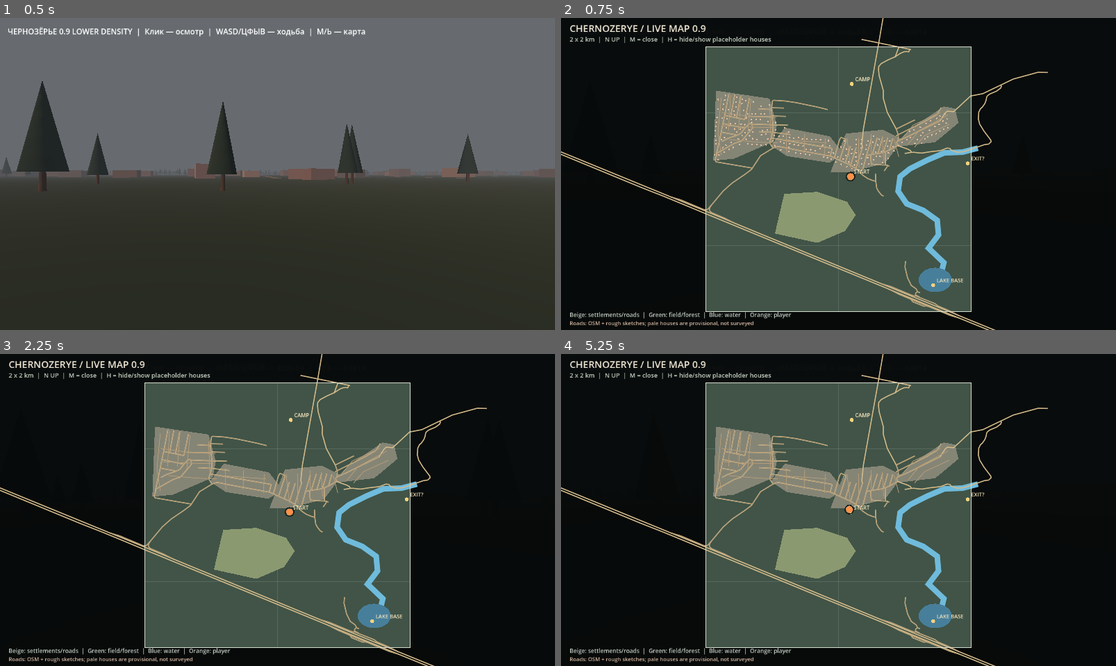
Above: before the commit, frames 1-4 (two rows, left to right).
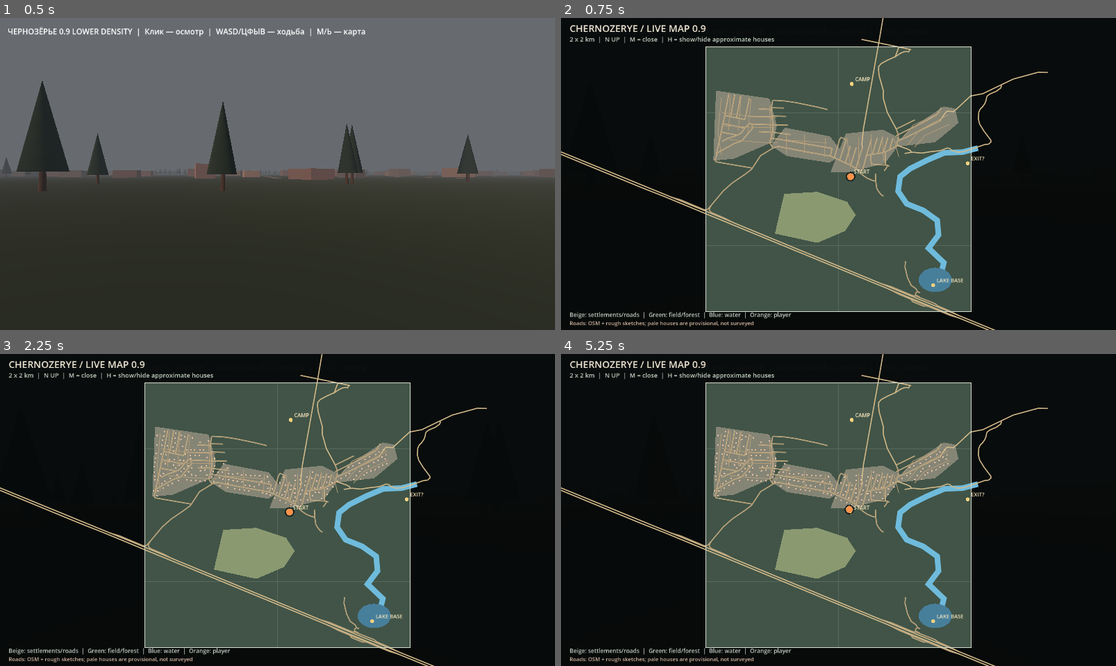
Above: after the commit, the same moments.

Repository: blacklambcult/chernozerye
Game: Godot game, scene res://main.tscn
Two runs of this game, one before a commit and one after it. Both use one fixed random seed, a clock stepped at 60 frames per second and the inputs below.
Inputs (mouse positions are in pixels of both pictures, inside the frame that each line leads up to):
- Up to frame 1 (0.5 s): no input
- Up to frame 2 (0.75 s): tap Enter at 0.5 s; move the mouse to (960, 158) at 0.52 s; hold D from 0.53 s (still down); tap M at 0.6 s; click (960, 158) at 0.67 s
- Up to frame 3 (2.25 s): tap Space at 0.77, 1.25, 1.52 s; move the mouse to (249, 510) at 1.27 s; release D at 1.28 s; hold W from 1.28 s (still down); tap Shift at 1.35 s; tap Enter at 2 s; move the mouse to (288, 503) at 2.02 s; tap H at 2.1 s
- Up to frame 4 (5.25 s): keep holding W; tap Space at 2.75, 3.02, 3.77, 4.52 s; move the mouse to (832, 516) at 2.77 s; tap M at 2.85, 5.1 s; click (832, 516) at 2.92 s; move the mouse to (877, 513) at 3.52 s; hold Shift 3.53-4.28 s; move the mouse to (794, 506) at 4.27 s; tap H at 4.35 s; move the mouse to (844, 510) at 5.02 s; click (844, 510) at 5.17 s

Frame 1 is identical in both runs. In frame 2, 0.4% of the frame differs, in the area x 21-70%, y 6-49%; in frame 3, 0.4%; in frame 4, 0.4%.

Commit message:
ui: show clean settlement map by default and allow H to reveal house footprints

Diff:
--- a/godot/live_map_v08.gd
+++ b/godot/live_map_v08.gd
@@ -5,7 +5,7 @@
 var geo
 var player: Node3D
 var osm_features: Array = []
-var show_houses := true
+var show_houses := false
 
 func initialize(world_node: Node3D, geo_node: Node3D, player_node: Node3D, features: Array) -> void:
     world = world_node
@@ -107,6 +107,6 @@
         draw_circle(p, 7.0, Color("#ff9149"))
         draw_arc(p, 9.0, 0.0, TAU, 24, Color("#191d1b"), 2.0)
     _text(Vector2(18, 29), "CHERNOZERYE / LIVE MAP 0.9", Color("#f2ead8"), 20)
-    _text(Vector2(18, 49), "2 x 2 km  |  N UP  |  M = close  |  H = hide/show placeholder houses", Color("#c2cfc0"))
+    _text(Vector2(18, 49), "2 x 2 km  |  N UP  |  M = close  |  H = show/hide approximate houses", Color("#c2cfc0"))
     _text(Vector2(18, size.y - 27), "Beige: settlements/roads  |  Green: field/forest  |  Blue: water  |  Orange: player", Color("#c9d3c8"), 12)
     _text(Vector2(18, size.y - 10), "Roads: OSM + rough sketches; pale houses are provisional, not surveyed", Color("#d3b4a0"), 11)
